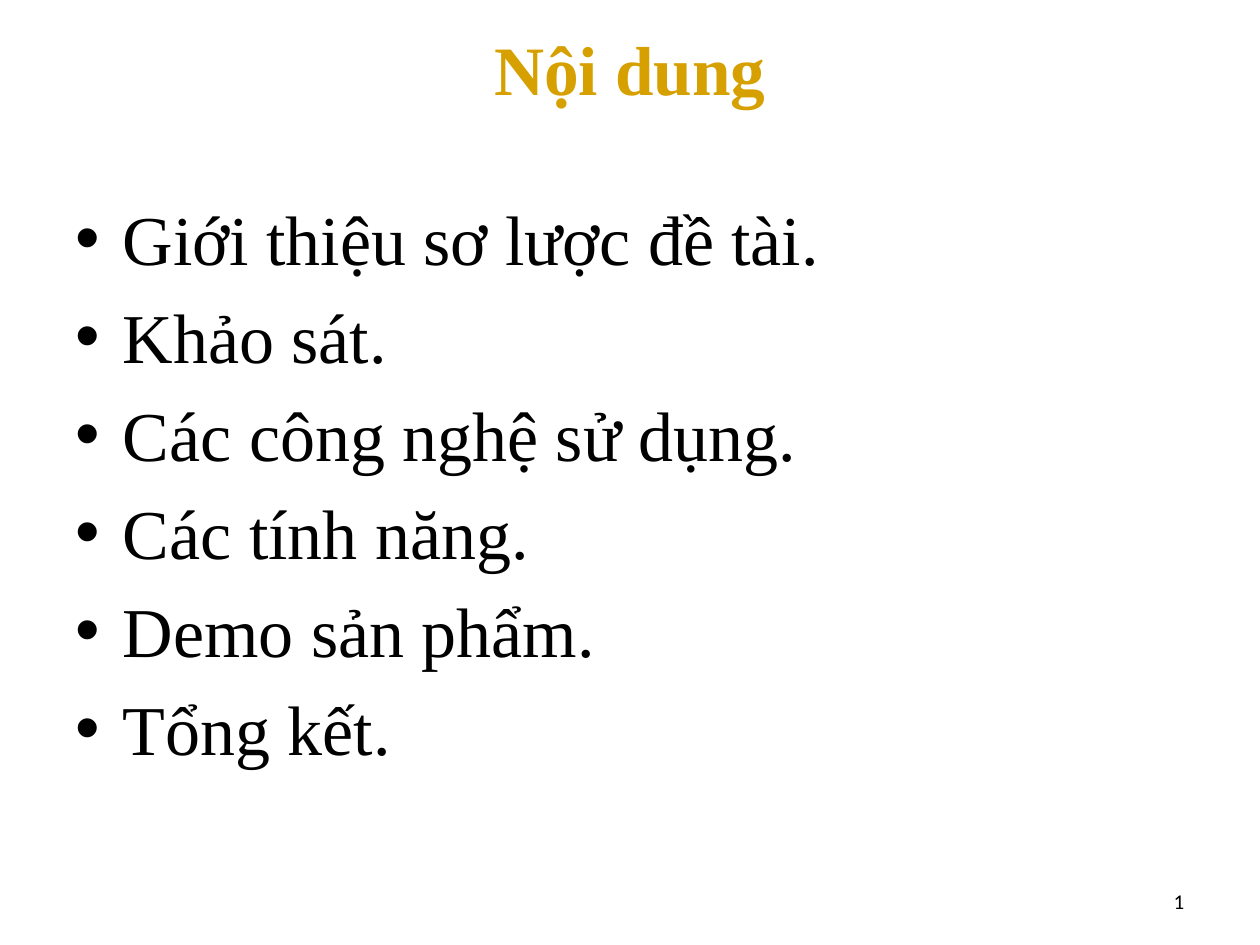
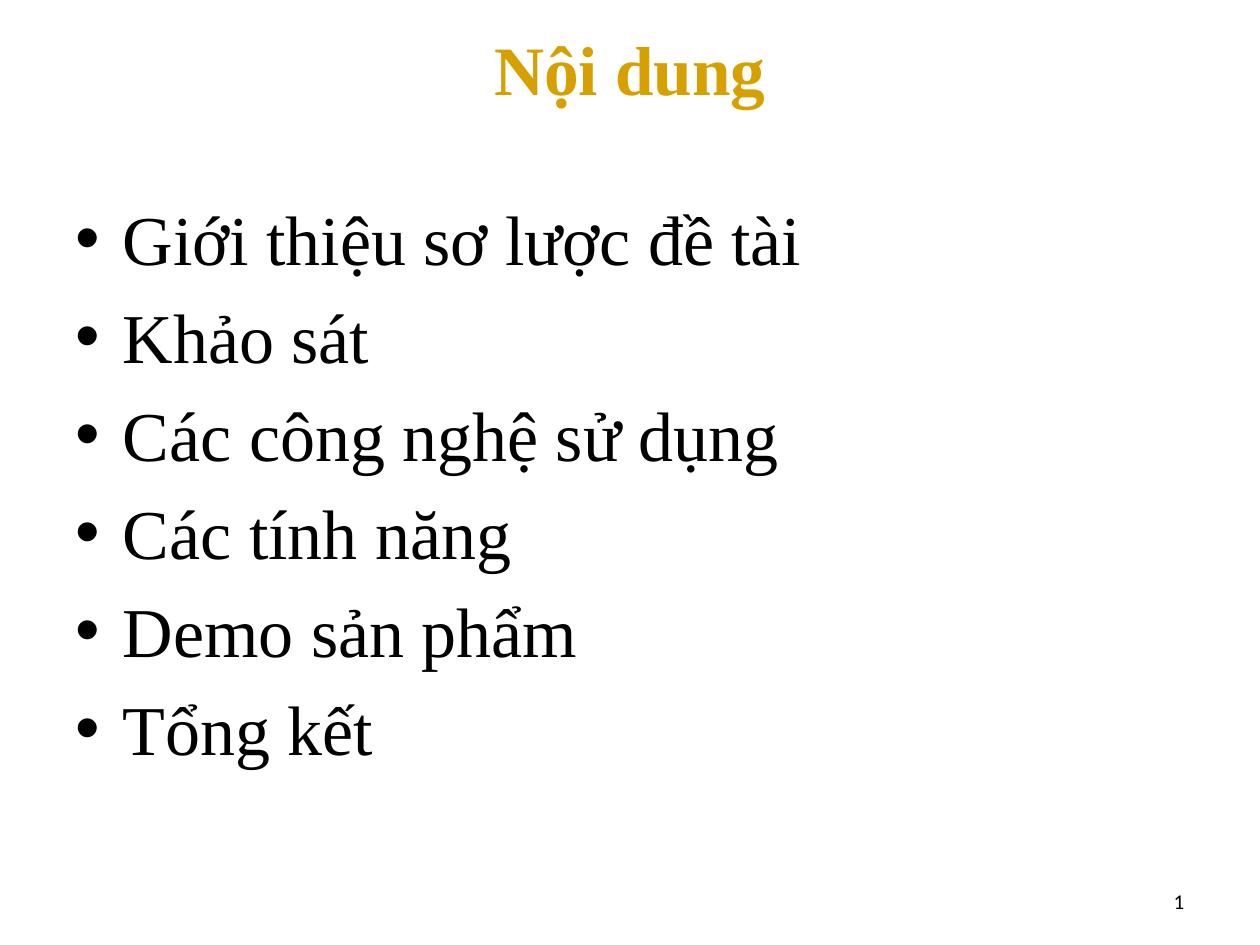
Before and after one commit to anhempk1250/TLCN-CuaHangTinHoc, a slide deck: slide 2 of TLCN.pptx. Drawn at 1260x945 pixels with LibreOffice and Linux fonts; fonts in the diff are those of the drawing; background and template pictures are left out. Boxes give left, top, right and bottom in pixels: in the first picture for what was removed or moved away, otherwise in the second. Text is boxed around its words. In the diff, an @@ line names an element or a change of style, - is before the commit and + after.

```diff
--- a/TLCN.pptx
+++ b/TLCN.pptx
@@ text at <box>123,214,802,768</box>: text changed @@
-• Giới thiệu sơ lược đề tài.
-• Khảo sát.
-• Các công nghệ sử dụng.
-• Các tính năng.
-• Demo sản phẩm.
-• Tổng kết.
+• Giới thiệu sơ lược đề tài
+• Khảo sát
+• Các công nghệ sử dụng
+• Các tính năng
+• Demo sản phẩm
+• Tổng kết
```
Also in this commit, not shown: 6 other slides changed, 8 other files.
